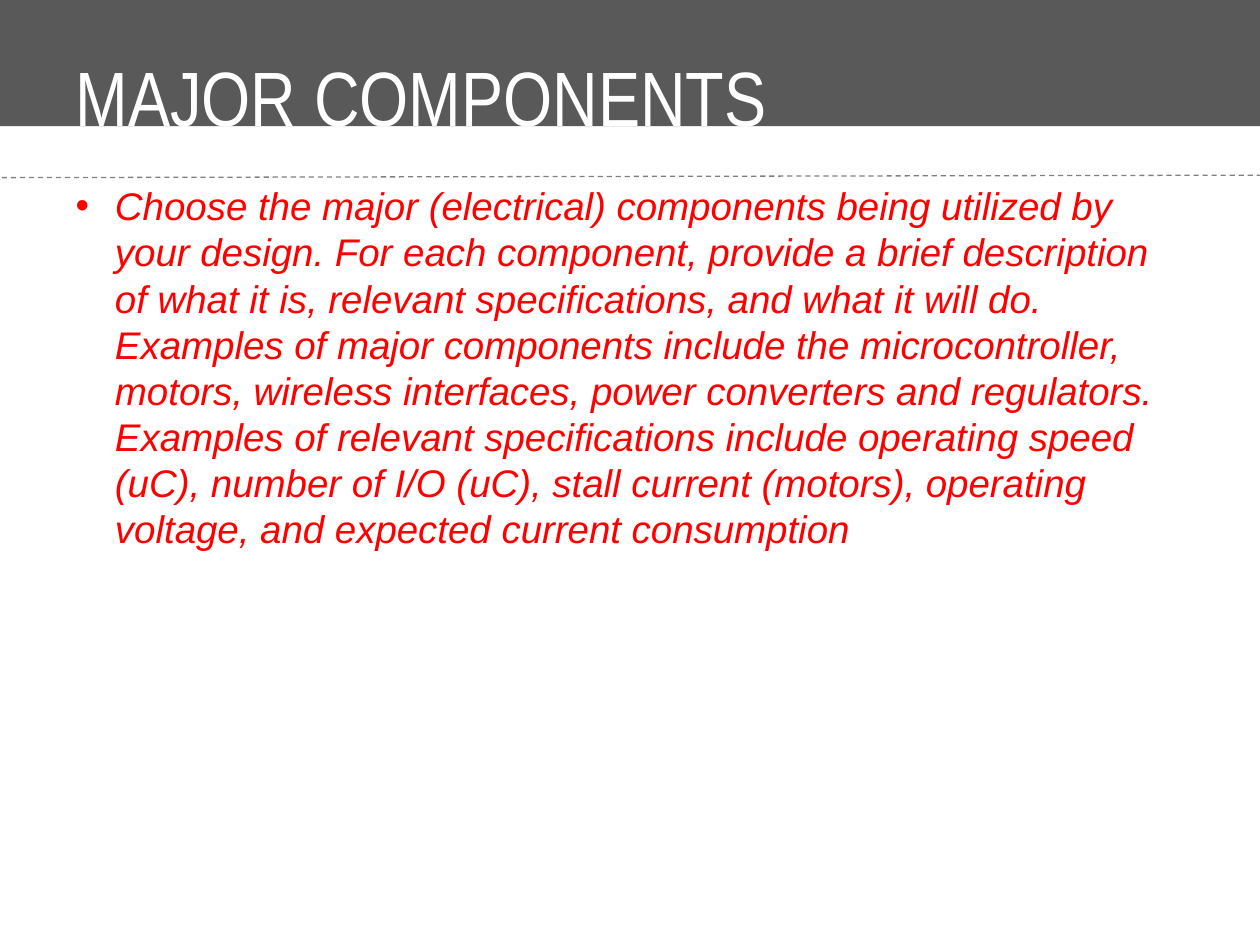
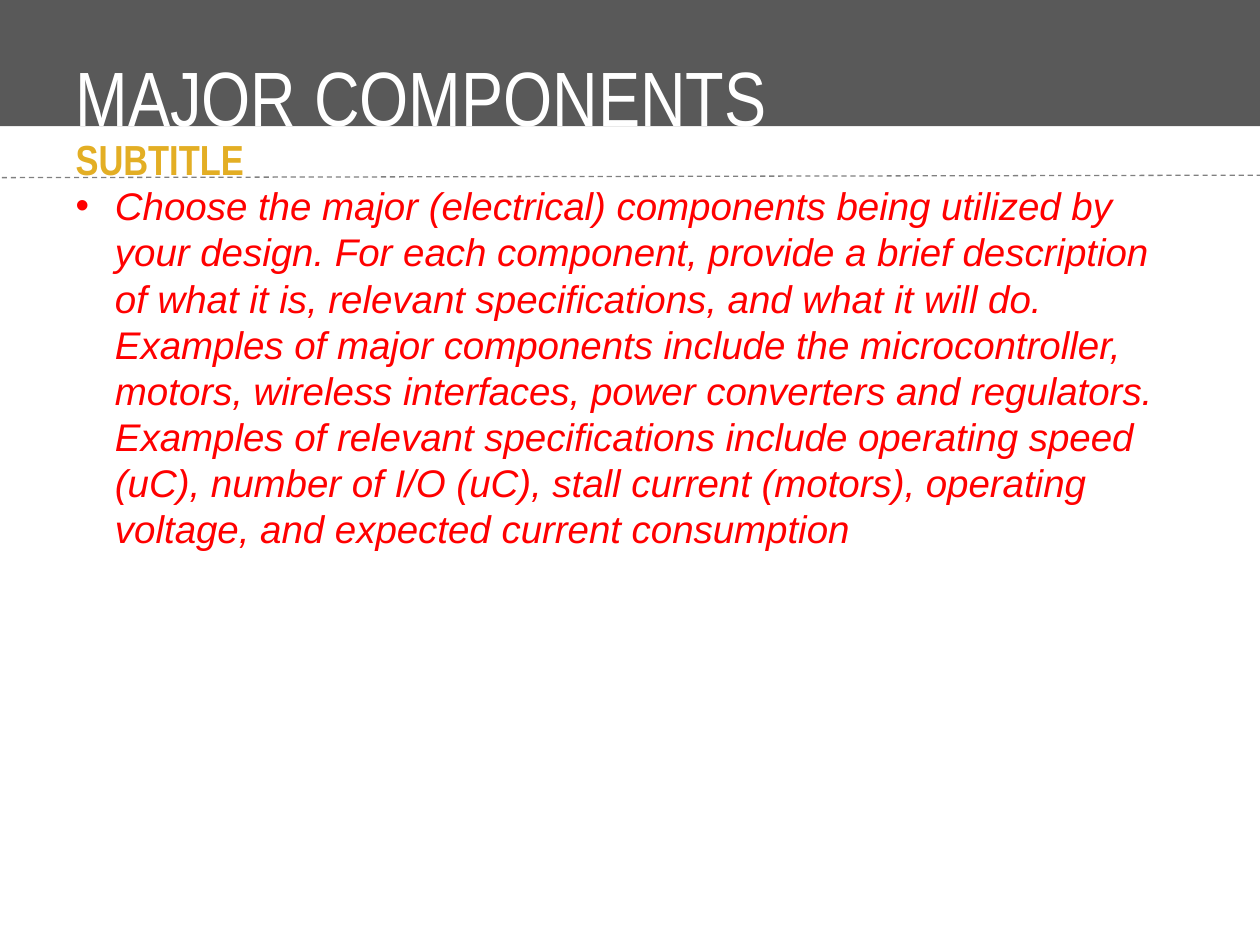
Before and after one commit to Ashassins/NYAKB, a slide deck: slide 5 of Midterm Review Presentation/Midterm Design Review Presentation Template.pptx. Drawn at 1260x945 pixels with LibreOffice and Linux fonts; fonts in the diff are those of the drawing; background and template pictures are left out. Boxes give left, top, right and bottom in pixels: in the first picture for what was removed or moved away, otherwise in the second. Text is boxed around its words. In the diff, an @@ line names an element or a change of style, - is before the commit and + after.

```diff
--- a/Midterm Review Presentation/Midterm Design Review Presentation Template.pptx
+++ b/Midterm Review Presentation/Midterm Design Review Presentation Template.pptx
@@ text added at (76,145,244,178), 24 pt, text #E3AE24, bold @@
+SUBTITLE
```
Also in this commit, not shown: 4 other slides changed, 6 slides added, 1 slide removed, 1 other file.
